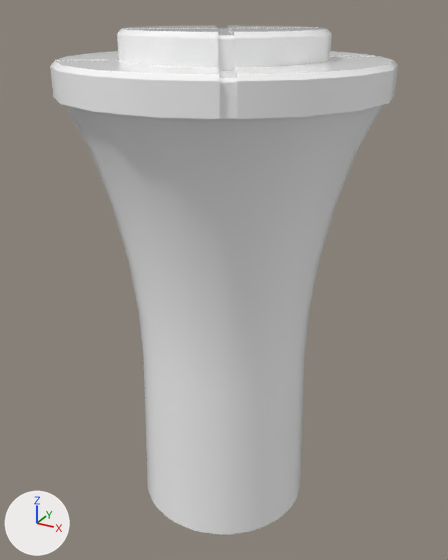
The FBX model EventHorizon/Assets/4. Art/Model/BookshelfMidLow/BookshelfMidLow.fbx as it was, and as the next commit left it.
Rendered twice from a 50 mm lens placed at (27.0, -49.0, 15.1), pointed at (-0.1, 0.2, -9.5). The lights are fixed; the arrows at lower left show +X, +Y and +Z. The first picture is the older version. Where no turn or scale is listed for an object, it has been applied to the vertices.
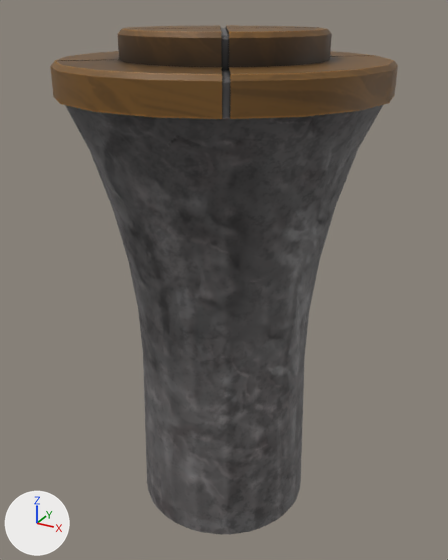
The newer file is also turned or shifted as a whole; pictures and numbers use the older file's frame.

Boxes [x1, y1, x2, y2] around the edits, measured in the pictures (448 x 560 px):
'Object098', surface changed (white to grey): [65, 105, 383, 535] in both
'Cylinder002', surface changed (white to brown): [50, 25, 398, 119] in both

What changed in the scene script:
```text
Add img_중간_low_중앙_상단_basecolor_png:
    img_중간_low_중앙_상단_basecolor_png = load_image('중간 low_중앙 상단_BaseColor.png', '../../../책장 프리팹/Textures/중간/중간 low_중앙 상단_BaseColor.png', 2048, 2048, 'sRGB')
Add img_중간_low_중앙_하단_normal_png:
    img_중간_low_중앙_하단_normal_png = load_image('중간 low_중앙 하단_Normal.png', '../../../책장 프리팹/Textures/중간/중간 low_중앙 하단_Normal.png', 2048, 2048, 'Non-Color')
Add img_중간_low_중앙_하단_basecolor_png:
    img_중간_low_중앙_하단_basecolor_png = load_image('중간 low_중앙 하단_BaseColor.png', '../../../책장 프리팹/Textures/중간/중간 low_중앙 하단_BaseColor.png', 2048, 2048, 'sRGB')
Change mat_중앙_상단:
    remove mat_중앙_상단.base_color = (1.0, 1.0, 1.0)  # white #ffffff
    mat_중앙_상단.roughness: 0.0 -> 0.5
    add mat_중앙_상단.texture = img_중간_low_중앙_상단_basecolor_png
Change mat_중앙_하단:
    where n0 = _N.new('ShaderNodeBsdfPrincipled'); n0.name = 'Principled BSDF'
    remove n0.inputs[0].default_value = (1.0, 1.0, 1.0, 1.0)  # 'Base Color', white #ffffff
    remove n0.inputs[2].default_value = 0.0  # 'Roughness'
    add n2 = _N.new('ShaderNodeTexImage'); n2.name = 'Image Texture'
    add n2.image = img_중간_low_중앙_하단_basecolor_png
    add n3 = _N.new('ShaderNodeTexImage'); n3.name = 'Image Texture.002'
    add n3.image = img_중간_low_중앙_하단_normal_png
    add n4 = _N.new('ShaderNodeNormalMap'); n4.name = 'Normal Map'
    add _L.new(n2.outputs[0], n0.inputs[0])  # 'Color' to 'Base Color'
    add _L.new(n3.outputs[0], n4.inputs[1])  # 'Color' to 'Color'
    add _L.new(n4.outputs[0], n0.inputs[5])  # 'Normal' to 'Normal'
```
